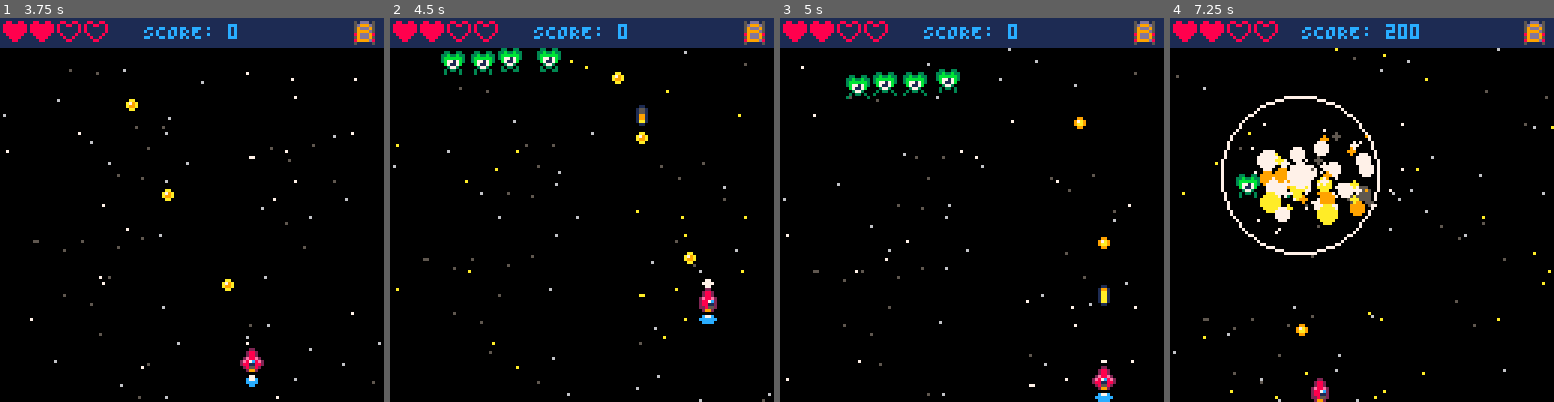
Above: before the commit, frames 1-4 (left to right).
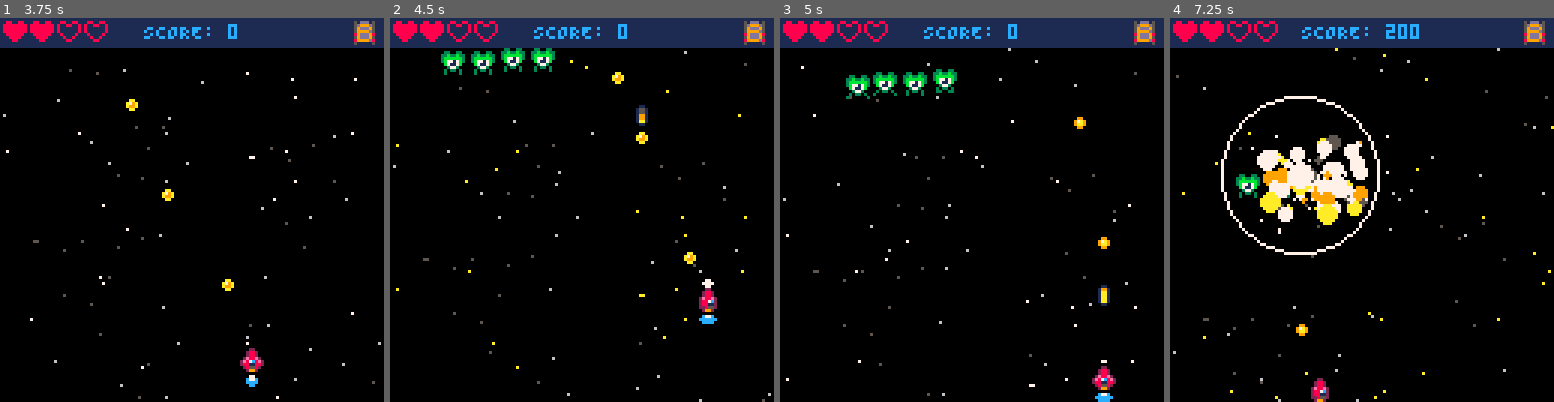
Above: after the commit, the same moments.

Repository: ProfSFrink/pico-8_shump_tutorial
Game: PICO-8 cartridge shump.p8
The game is run twice, just before and just after one commit, with the same random seed, the same clock (stepped at 60 frames per second) and the same inputs.
Inputs:
- Up to frame 1 (3.75 s): tap O (Z key) at 0.33, 0.7, 1.43, 2.22, 3.1 s; tap X (X key) at 1.07, 2.07, 2.4, 2.73, 3.07, 3.4, 3.73 s; hold Left 1.97-2.37 s; hold Down 2.42-2.82 s; hold Right 2.87-3.53 s; hold Up from 3.58 s (still down)
- Up to frame 2 (4.5 s): tap O (Z key) at 3.98 s; tap X (X key) at 4.07, 4.4 s; release Up at 4.08 s; hold Right from 4.13 s (still down)
- Up to frame 3 (5 s): release Right at 4.53 s; hold Down from 4.58 s (still down); tap X (X key) at 4.73 s; tap O (Z key) at 4.87 s
- Up to frame 4 (7.25 s): tap X (X key) every 0.33 s from 5.07 to 7.07 s; release Down at 5.08 s; hold Left 5.13-5.8 s; tap O (Z key) at 5.75, 6.63 s; hold Up 5.85-6.18 s; hold Left 6.23-6.63 s; hold Down 6.68-7.08 s; hold Right from 7.13 s (still down)

Frame 1 is identical in both runs. In frame 2, 0.6% of the frame differs, in the area x 28-45%, y 7-15%; in frame 3, 0.3%; in frame 4, 1.8%, in the area x 21-61%, y 27-57%.

Commit message:
- (refactor) renames hit to flash state.
- (refactor) better vars names for states.
- (refactor) splits update func down to smaller functions for each state.

Diff:
--- a/components/Enemies.lua
+++ b/components/Enemies.lua
@@ -13,10 +13,10 @@
     -- spd: Enemy speed.
     -- hp: Enemy health points.
     -- points: Enemy score value.
-    -- upFunc: Custom update function.
     -- colW: Collision width - defaults to 7 (Optional).
     -- colH: Collision height - defaults to 7 (Optional).
     -- sprSize: Size the sprite - defaults to 7x7 (Optional).
+    -- move: Custom move function.
 eTypes = {
     alien = {
         name = "alien",
@@ -33,7 +33,7 @@
         spd = 0.5,
         hp = 2,
         points = 100,
-        upFunc = function(_ENV)
+        move = function(_ENV)
             x = x + cos(y / 16) * spd
         end
     },
@@ -52,7 +52,7 @@
         spd = 0.75,
         hp = 4,
         points = 175,
-        upFunc = function(_ENV)
+        move = function(_ENV)
             y += spd
         end
     },
@@ -71,7 +71,7 @@
         spd = 0.6,
         hp = 3,
         points = 150,
-        upFunc = function(_ENV)
+        move = function(_ENV)
             x = x + cos(y / 16) * spd
         end
     },
@@ -92,7 +92,7 @@
             spd = 0.3,
             hp = 5,
             points = 200,
-            upFunc = function(_ENV)
+            move = function(_ENV)
                 y += spd
             end
     },
@@ -111,7 +111,7 @@
         spd = 0.8,
         hp = 2,
         points = 200,
-        upFunc = function(_ENV)
+        move = function(_ENV)
             x = x + cos(y / 16) * spd
             y += spd
         end
@@ -131,7 +131,7 @@
         spd = 0.4,
         hp = 4,
         points = 300,
-        upFunc = function(_ENV)
+        move = function(_ENV)
             x = x + cos(y / 16) * spd
             y += spd
         end
@@ -150,7 +150,7 @@
         spd = 0.5,
         hp = 10,
         points = 1000,
-        upFunc = function(_ENV)
+        move = function(_ENV)
             x = x + cos(y / 16) * spd
         end
     },
@@ -158,8 +158,8 @@
 
 -- Enemy Factory logic.
 
--- Hit state frame timer.
-local hTimerLim = 3
+-- Flash state frame timer.
+local fTimerLim = 3
 -- Death state frame timer.
 local dTimerLim = 10
 
@@ -196,12 +196,18 @@
         --ranIdx = ranInt(1, #enemyCfg.cols),
         ranIdx = 1,
 
+        -- Collision box size, defaults to 8x8.
+        colW = enemyCfg.colW or colDefault,
+        colH = enemyCfg.colH or colDefault,
+
         -- Size of sprite, defaults to small.
         sprSize = enemyCfg.sprSize or 1,
 
         -- Sprites for animation and flash when hit.
         ani = enemyCfg.ani,
-        flash = enemyCfg.flash,
+
+        -- Sprite to use when flashing.
+        flashSpr = enemyCfg.flash,
 
         -- Enemies current sprite.
         EnemySpr = enemyCfg.ani[1],
@@ -212,81 +218,103 @@
         -- Frames before animation advances.
         aniDelay = enemyCfg.delay,
 
-        upFunc = enemyCfg.upFunc,
-        hit = false, -- if enemy in hit state.
-        hTimer = hTimerLim,
-        dead = false, -- if enemy in dead state.
+        move = enemyCfg.move,
+        isFlashing = false, -- If enemy is flashing.
+        fTimer = fTimerLim,
+        isDead = false, -- if enemy in dead state.
         dTimer = dTimerLim,
 
-        update = function(_ENV)
-            y += spd
-
-            -- Check if in dead state.
-            if dead then
-                dTimer -= 1
-                if dTimer <= 0 then
-                    del(ene, _ENV)
-                end
-                -- Check if in hit state.
-            elseif hit then
-                hTimer -= 1
-                if hTimer <= 0 then
-                    hit = false
-                    hTimer = hTimerLim
-                end
-                -- Otherwise, run normal animation function.
-            else
-                upFunc(_ENV)
-            end
-
+        -- Animate enemy sprite.
+        animate = function(_ENV)
             aniFrame += aniDelay
-            if dead or hit then
-                EnemySpr = flash
-            else
-                if flr(aniFrame) > #ani then
-                    aniFrame = 1
-                end
-
-                EnemySpr = ani[flr(aniFrame)]
-            end
-
-            if y > 128 then
-                del(ene, _ENV)
-            end
-        end,
-
-        draw = function(_ENV)
-            if ranIdx >= 1 then
-                pal(cols[1].c1, cols[ranIdx].c1)
-                pal(cols[1].c2, cols[ranIdx].c2)
-            end
-
-            if dead then
-                spr(EnemySpr, x, y, sprSize, sprSize, false, dTimer % 2 == 0)
-            else
-                spr(EnemySpr, x, y, sprSize, sprSize)
-            end
-
-            if ranIdx >= 1 then pal() end
-        end,
-
-        -- Handle being hurt.
+            if flr(aniFrame) > #ani then
+                aniFrame = 1
+            end
+
+            EnemySpr = ani[flr(aniFrame)]
+        end,
+
+        -- TODO: Add firing state and logic for enemies.
+
+        -- Handle being Damaged.
         -- @param dam: Damage to apply to the enemy.
-        hurt = function(_ENV, dam)
+        hit = function(_ENV, dam)
             -- If no damage value is provided, use the enemy's remaining hp to ensure kill.
             dam = dam or hp
-            hit = true
+            isFlashing = true -- Switch to hit state.
             hp -= dam
 
             sfx(3)
             if hp <= 0 then
-                dead = true
+                isDead = true
                 pl.score += points
                 -- Spawn explosion.
                 spawnExp(x, y, spd, expCols)
                 -- Spawn large shockwave.
                 spawnShockWave(x, y, swConfig)
             end
+        end,
+
+        -- Handle flash state timing and transition back to normal state.
+        flash = function(_ENV)
+            EnemySpr = flashSpr
+            fTimer -= 1
+            if fTimer <= 0 then
+                isFlashing = false
+                fTimer = fTimerLim
+            end
+        end,
+
+        -- Handle dead state timing and removal.
+        dead = function(_ENV)
+            EnemySpr = flashSpr
+            dTimer -= 1
+            if dTimer <= 0 then
+                del(ene, _ENV)
+            end
+        end,
+
+        -- Update function for the enemy.
+        update = function(_ENV)
+            y += spd
+
+            -- Animate enemy if in normal state.
+            if not isDead and not isFlashing then
+                animate(_ENV)
+            end
+
+            -- TODO: Call spawning logic.
+
+            -- Remove if off-screen.
+            if y > 128 then
+                del(ene, _ENV)
+            end
+
+            -- Handle normal movement.
+            move(_ENV)
+
+            -- Update depending on state.
+            if isDead then
+                dead(_ENV)
+            elseif isFlashing then
+                flash(_ENV)
+            end
+        end,
+
+        -- Draw function for the enemy.
+        draw = function(_ENV)
+            if ranIdx >= 1 then
+                pal(cols[1].c1, cols[ranIdx].c1)
+                pal(cols[1].c2, cols[ranIdx].c2)
+            end
+
+            if isDead then
+                spr(EnemySpr, x, y, sprSize, sprSize, false, dTimer % 2 == 0)
+            else
+                spr(EnemySpr, x, y, sprSize, sprSize)
+            end
+
+            if ranIdx >= 1 then pal() end
         end
     }
 end
--- a/states/GameState.lua
+++ b/states/GameState.lua
@@ -175,8 +175,8 @@
 		if e.y > 0 then
 			-- Handle projectile collisions.
 			for p in all(projectiles) do
-				if col(e, p) and e.dead == false then
-					e:hurt(p.dam)
+				if col(e, p) and not e.isDead then
+					e:hit(p.dam)
 					spawnShockWave(p.x, p.y, slSwCfg)
 					spawnSparks(e.x, e.y, 7)
 					del(projectiles, p)
@@ -187,7 +187,7 @@
 		-- Handle collision with ship.
 		if col(e, ship) and ship.invul <= 0 then
 			player.lives -= 1
-			e:hurt()
+			e:hit()
 			if player.lives <= 0 then
 				ship.invul = 30
 				spawnExp(ship.x, ship.y, 0, shipCols)
Not shown, changed: logs/log.p8l
